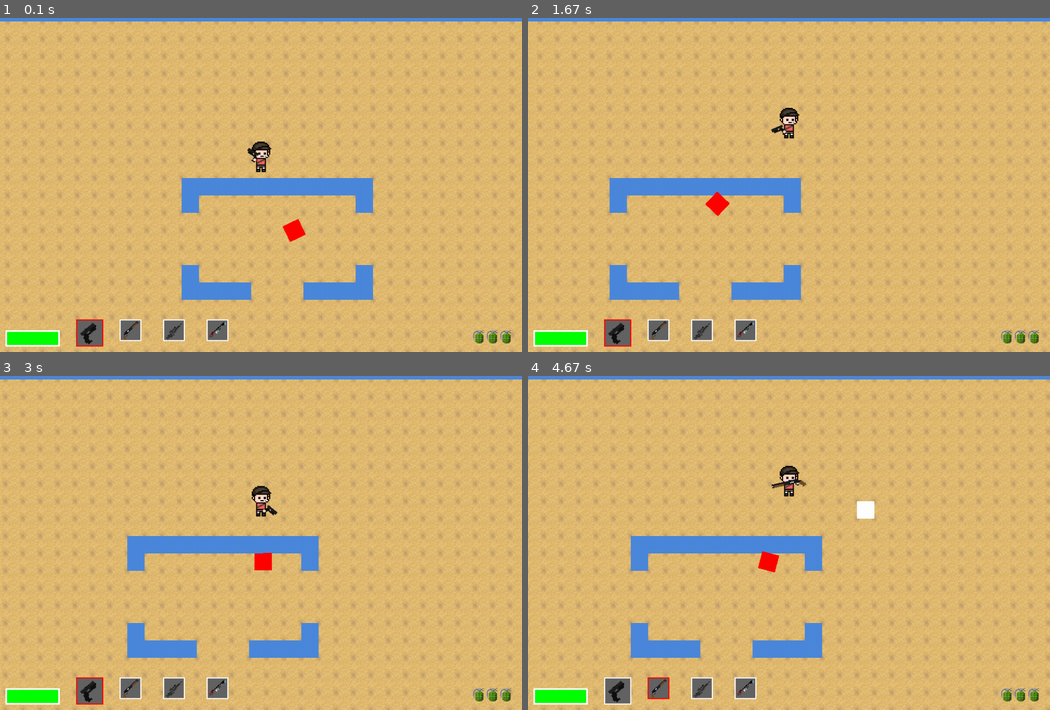
Above: before the commit, frames 1-4 (two rows, left to right).
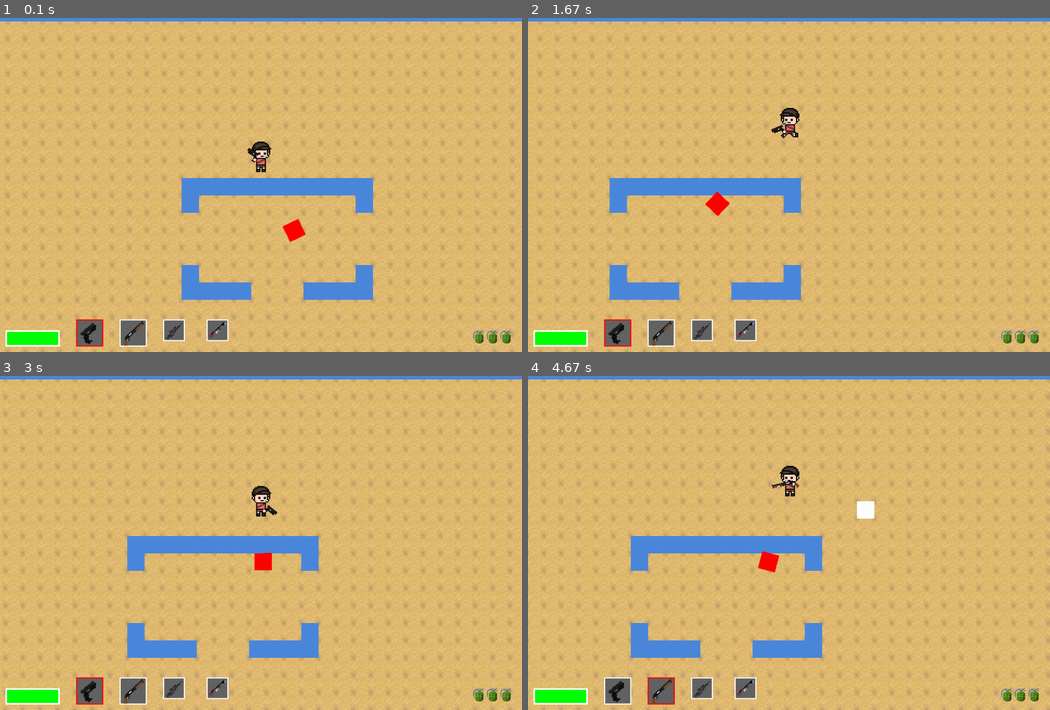
Above: after the commit, the same moments.

Repository: kangshwan/coop_pygame
Game: pygame game, started from main.py
Two runs of this game, one before a commit and one after it. Both use one fixed random seed, a clock stepped at 60 frames per second and the inputs below.
Inputs (mouse positions are in pixels of both pictures, inside the frame that each line leads up to):
- Up to frame 1 (0.1 s): no input
- Up to frame 2 (1.67 s): hold D 0.33-0.8 s; move the mouse to (768, 195) at 0.37 s; hold W 0.83-1.13 s; move the mouse to (956, 168) at 0.87 s; hold D 1.17-1.63 s; move the mouse to (663, 181) at 1.2 s
- Up to frame 3 (3 s): hold A 1.67-2.2 s; move the mouse to (99, 482) at 1.7 s; hold S 2.23-2.53 s; move the mouse to (99, 616) at 2.27 s; hold A 2.57-2.97 s; move the mouse to (454, 659) at 2.6 s
- Up to frame 4 (4.67 s): hold W 3-3.37 s; move the mouse to (851, 566) at 3.03 s; tap 2 at 3.15, 4.62 s; hold D 3.4-4.03 s; move the mouse to (653, 406) at 3.43 s; hold S 4.07-4.43 s; move the mouse to (799, 419) at 4.1 s; hold A from 4.47 s (still down); move the mouse to (601, 526) at 4.5 s

The runs differ from the first frame. In frame 1, 0.3% of the frame differs, in the area x 22-29%, y 90-99%; in frame 2, 0.4%; in frame 3, 0.3%; in frame 4, 0.5%, in the area x 22-54%, y 26-99%.

Commit message:
added player walking motion

Diff:
--- a/hud.py
+++ b/hud.py
@@ -59,7 +59,7 @@
         image = pg.image.load(path.join(img_folder, WEAPON_IMGS[gun_kind][0])).convert_alpha()
         rotated = pg.transform.scale(pg.transform.rotate(image, 40),(48, 48))
     if gun_kind == 1:
-        image = pg.image.load(path.join(img_folder, WEAPON_IMGS[gun_kind])).convert_alpha()
+        image = pg.image.load(path.join(img_folder, WEAPON_IMGS[gun_kind][0])).convert_alpha()
         rotated = pg.transform.scale(pg.transform.rotate(image, 40),(48, 48))
     if gun_kind == 2:
         image = pg.image.load(path.join(img_folder, WEAPON_IMGS[gun_kind])).convert_alpha()
--- a/main.py
+++ b/main.py
@@ -44,8 +44,6 @@
     def new(self):
         #when start a new game
         self.score = 0
-        self.money = 5000
-        #이후 player sprite로 들어갈 가능성 있음.
         self.phase = 0
         #이후 1페이즈, 2페이즈 등 결정할때 사용
         self.zombie_remain = 1000
@@ -223,7 +221,7 @@
         self.ground_img = pg.image.load(path.join(img_folder, GROUND_IMG)).convert_alpha()
         self.grenade_img = pg.image.load(path.join(img_folder, GRENADE_THROW_IMG)).convert_alpha()
         self.pistol_img = pg.image.load(path.join(img_folder, WEAPON_IMGS[0][1])).convert_alpha()
-        self.shotgun_img = pg.transform.scale(pg.image.load(path.join(img_folder, WEAPON_IMGS[1])).convert_alpha(), (62,16))
+        self.shotgun_img = pg.transform.scale(pg.image.load(path.join(img_folder, WEAPON_IMGS[1][1])).convert_alpha(), (62,16))
         self.sniper_img = pg.transform.scale(pg.image.load(path.join(img_folder, WEAPON_IMGS[2])).convert_alpha(),(89,25))
         self.flamethrower_img = pg.transform.scale(pg.image.load(path.join(img_folder, WEAPON_IMGS[3])).convert_alpha(),(70,18))
         self.move1_img = pg.image.load(path.join(img_folder, PLAYER_IMG1)).convert_alpha()
--- a/setting.py
+++ b/setting.py
@@ -70,7 +70,7 @@
                            'bullet_lifetime': 400,
                            'rate': 0,
                            'damage': 3,
-                           'spread': 3,
+                           'spread': 20,
                            'bullet_size': (3,3),
                            'bullet_count': 15,
                            'barrel_offset': vec(40,-4),
@@ -105,7 +105,7 @@
 GROUND_IMG = 'ground.png'
 WEAPON_IMGS = []
 WEAPON_IMGS.append(['glock.png','glock_hand.png'])#pistol image
-WEAPON_IMGS.append('shotgun.png')#shotgun image
+WEAPON_IMGS.append(['shotgun.png','shotgun_hand.png'])#shotgun image
 WEAPON_IMGS.append('sniper_2.png')#sniper image
 WEAPON_IMGS.append('flamethrower.png')#flamethrower image
 GRENADE_IMG = 'grenade.png'
--- a/sprites.py
+++ b/sprites.py
@@ -62,7 +62,7 @@
         self.acc = vec(0,0)
         self.rot = 0
         self.last_shot = 0
-        self.gun_status = [[True,1], [False, 0],[False, 0],[False, 0]]
+        self.gun_status = [[True,1], [True, 100000],[False, 0],[False, 0]]
         # 0 is pistol, 1 is shotgun, 2 is sniper 3 is flamethrower
         self.last_grenade = 0
         #0 is pistol 1 is shotgun
@@ -80,6 +80,8 @@
         self.grenade = [True, 3]
         self.money = 0
         self.flip = False
+        self.standing = True
+        self.walking = 0
 
     def load_images(self):
         self.image = self.weapon_img[self.gun_select]
@@ -211,12 +213,25 @@
         if self.amor <= 0:
             self.amor = 0
 
+        if self.vel.length() < 0.5:
+            self.standing = True
+            self.walking = 0
+        else:
+            self.standing = False
     def draw_body(self):
-        col = BROWN
-        self.body = self.game.move1_img
-
-#        pg.draw.rect(self.game.screen, col, self.body)
-        self.game.screen.blit(self.body, (self.game.camera.camera.x+self.hitbox.x, self.game.camera.camera.y+self.hitbox.y-18))
+        self.body = [self.game.move1_img, self.game.move2_img]
+        if self.acc.x < 0 :
+            #this means moving to left:
+            self.body[0] = pg.transform.flip(self.body[0], True, False)
+            self.body[1] = pg.transform.flip(self.body[1], True, False)
+        if self.walking + 1 >= FPS:
+            self.walking = 0
+        if self.standing:
+            self.game.screen.blit(self.body[self.walking], (self.game.camera.camera.x+self.hitbox.x, self.game.camera.camera.y+self.hitbox.y-18))
+        else:
+            print(self.walking)
+            self.game.screen.blit(self.body[self.walking%2], (self.game.camera.camera.x+self.hitbox.x, self.game.camera.camera.y+self.hitbox.y-18))
+            self.walking += 1
         self.game.screen.blit(self.image, self.game.camera.apply(self.game.player))
 
     def collide_with_enemy(self,dir):
@@ -272,13 +287,6 @@
                 self.max_health = self.health + self.amor
                 if self.max_health < PLAYER_HEALTH:
                     self.max_health = PLAYER_HEALTH
-
-
-            # self.max_speed = 10
-            # self.last_speed = pg.time.get_ticks()
-            # self.gun_status[1] = [True, 240]
-            # self.gun_status[2] = [True, 10]
-
 
 
     def rotate(self):
Binary file added: Image/shotgun_hand.png
